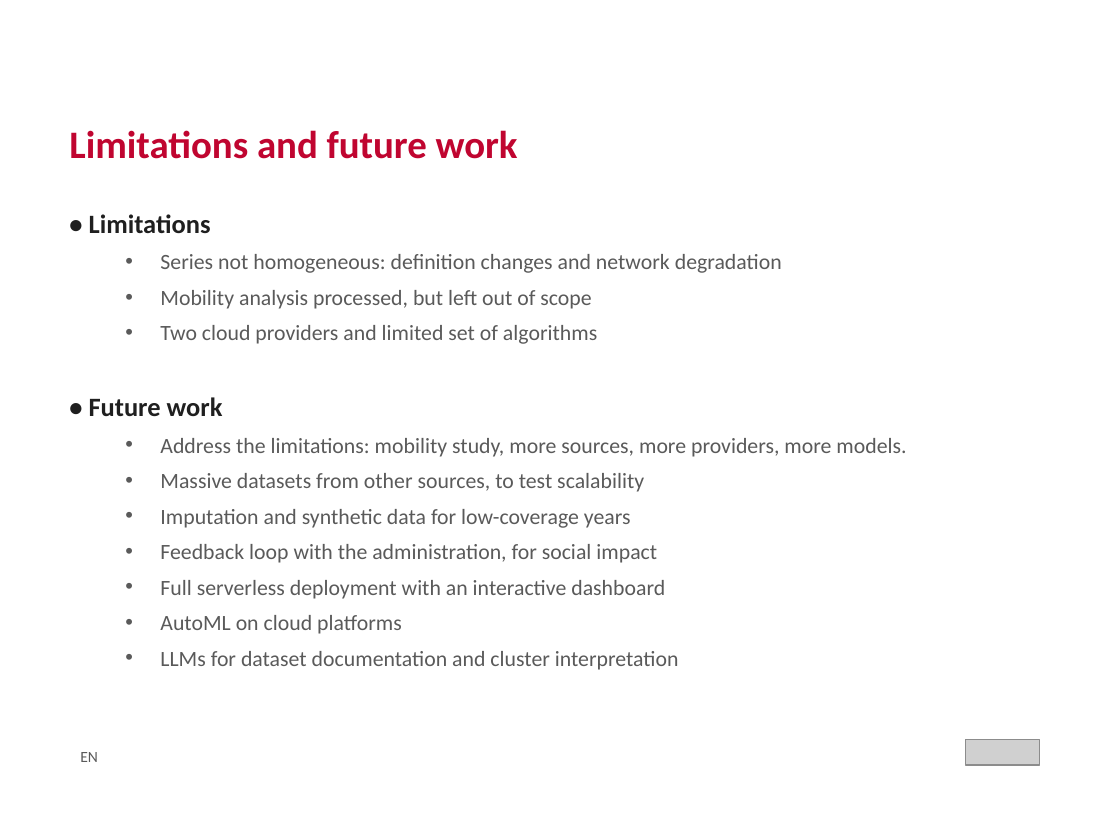
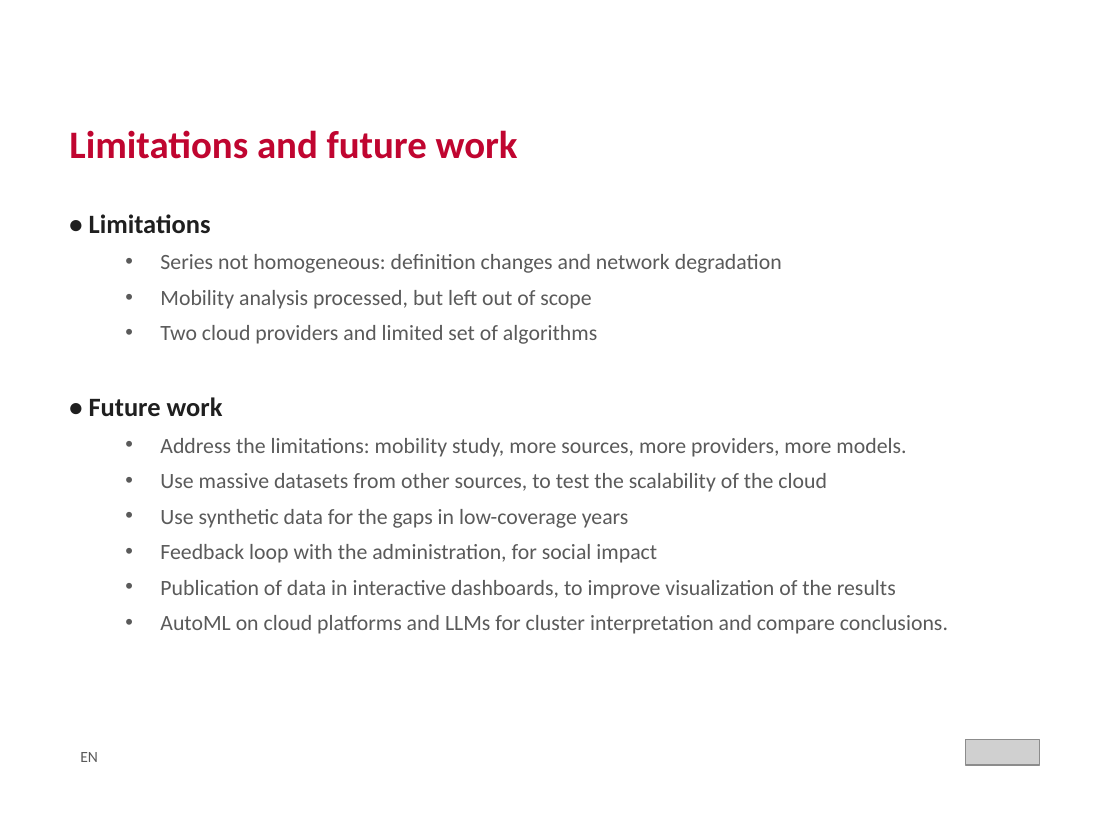
Before and after one commit to crismo04/TFM-cloud-soliutions-to-public-data, a slide deck: slide 26 of master's thesis/TFM_MII_Cloud_AI_PublicData_MolinaCristian_2026.pptx (slide 27 before the commit). Drawn at 1120x840 pixels with LibreOffice and Linux fonts; fonts in the diff are those of the drawing; grey boxes stand for pictures; background and template pictures are left out. Boxes give left, top, right and bottom in pixels: in the first picture for what was removed or moved away, otherwise in the second. Text is boxed around its words. In the diff, an @@ line names an element or a change of style, - is before the commit and + after.

```diff
--- a/master's thesis/TFM_MII_Cloud_AI_PublicData_MolinaCristian_2026.pptx
+++ b/master's thesis/TFM_MII_Cloud_AI_PublicData_MolinaCristian_2026.pptx
@@ text at (x1=160, y1=473, x2=827, y2=528): text changed @@
-  • Massive datasets from other sources, to test scalability
-  • Imputation and synthetic data for low-coverage years
+  • Use massive datasets from other sources, to test the scalability of the cloud
+  • Use synthetic data for the gaps in low-coverage years
@@ text at (x1=160, y1=580, x2=948, y2=634): text changed @@
-  • Full serverless deployment with an interactive dashboard
-  • AutoML on cloud platforms
-  • LLMs for dataset documentation and cluster interpretation
+  • Publication of data in interactive dashboards, to improve visualization of the results
+  • AutoML on cloud platforms and LLMs for cluster interpretation and compare conclusions.
```
Also in this commit, not shown: 12 other slides changed, 1 slide removed, 1 other file.
